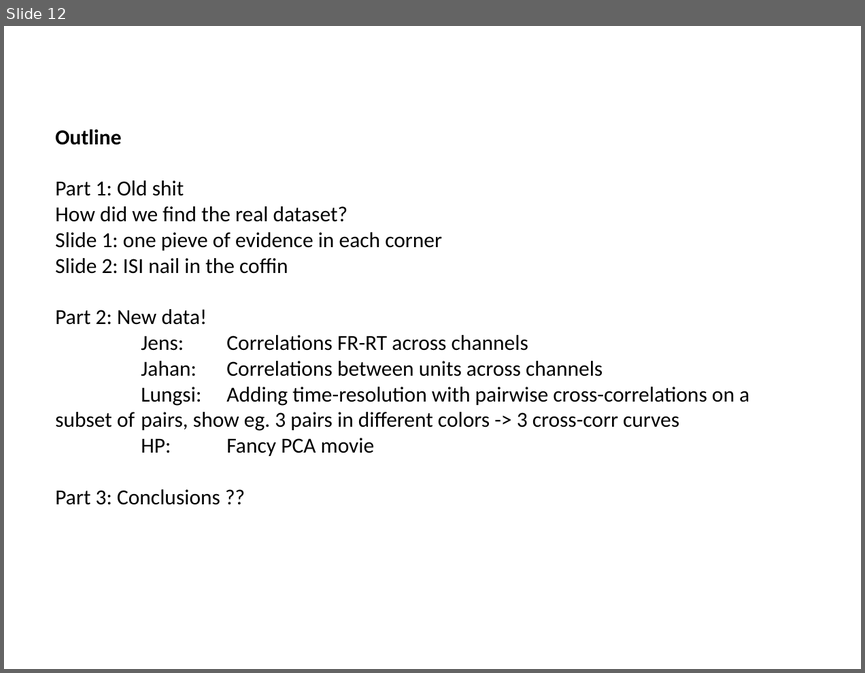
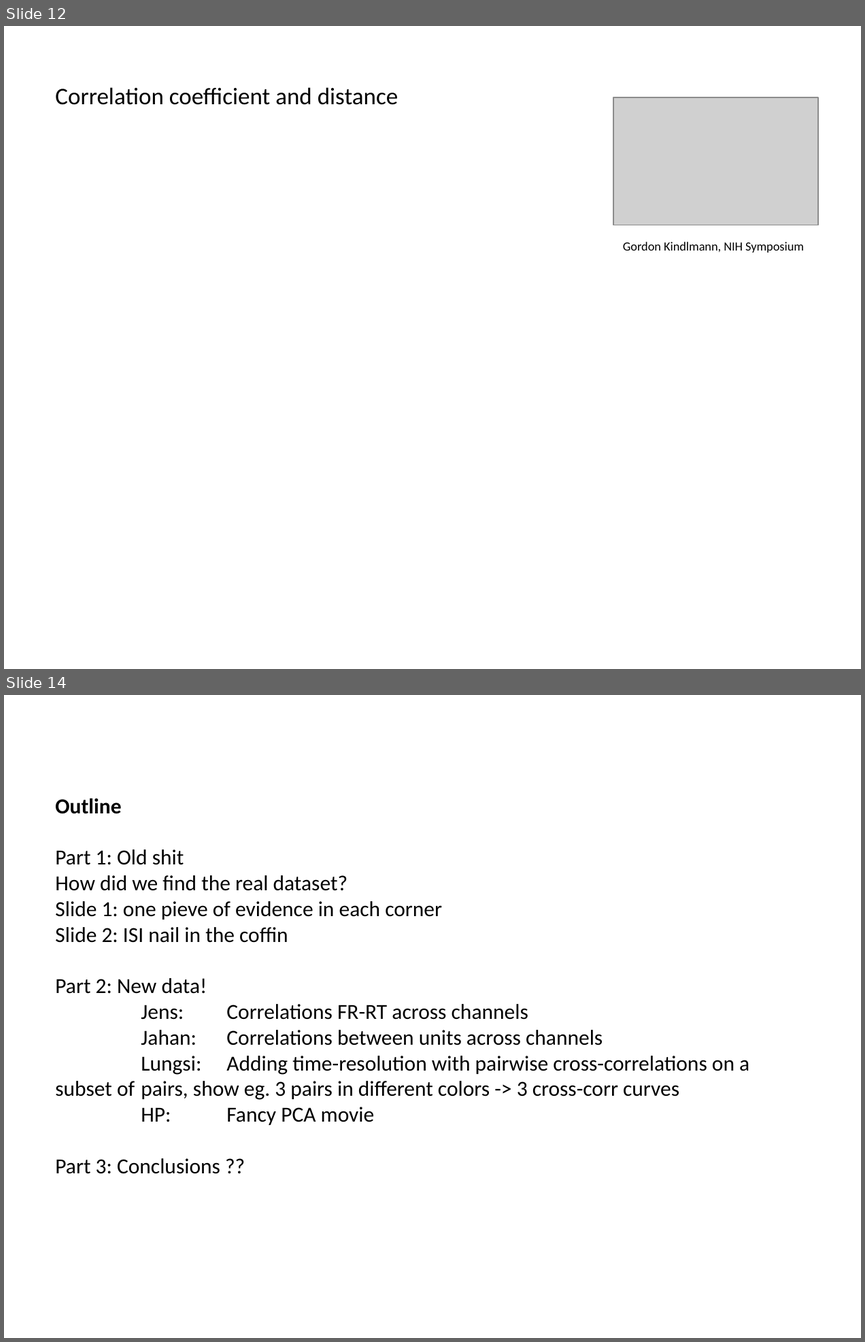
Before and after one commit to ANDA-DownStates/analysis, a slide deck: Final presentation/_Final presentation.pptx. Shown one above the other, each under a label of ours: slide 12 before the commit, slides 12 and 14 after it; the slides between them are not shown. The pictures are 865x673 and 865x1342 pixels, drawn with LibreOffice and Linux fonts; fonts in the diff are those of the drawing; grey boxes stand for pictures. Boxes give left, top, right and bottom in pixels: in the first picture for what was removed or moved away, otherwise in the second. Text is boxed around its words. In the diff, an @@ line names an element or a change of style, - is before the commit and + after.

Commit message:
2 pages added

```diff
--- a/Final presentation/_Final presentation.pptx
+++ b/Final presentation/_Final presentation.pptx
@@ slide 12 added at [4,26,861,669], background #FFFFFF @@
@@ text added at [55,87,398,105], 20 pt, text #000000 @@
+Correlation coefficient and distance
@@ picture added at [613,97,818,225] @@
@@ text added at [623,242,804,252], 10.5 pt, text #000000 @@
+Gordon Kindlmann, NIH Symposium
@@ what was slide 12 is now slide 14 @@
```
Also in this commit, not shown: 1 other slide added.
